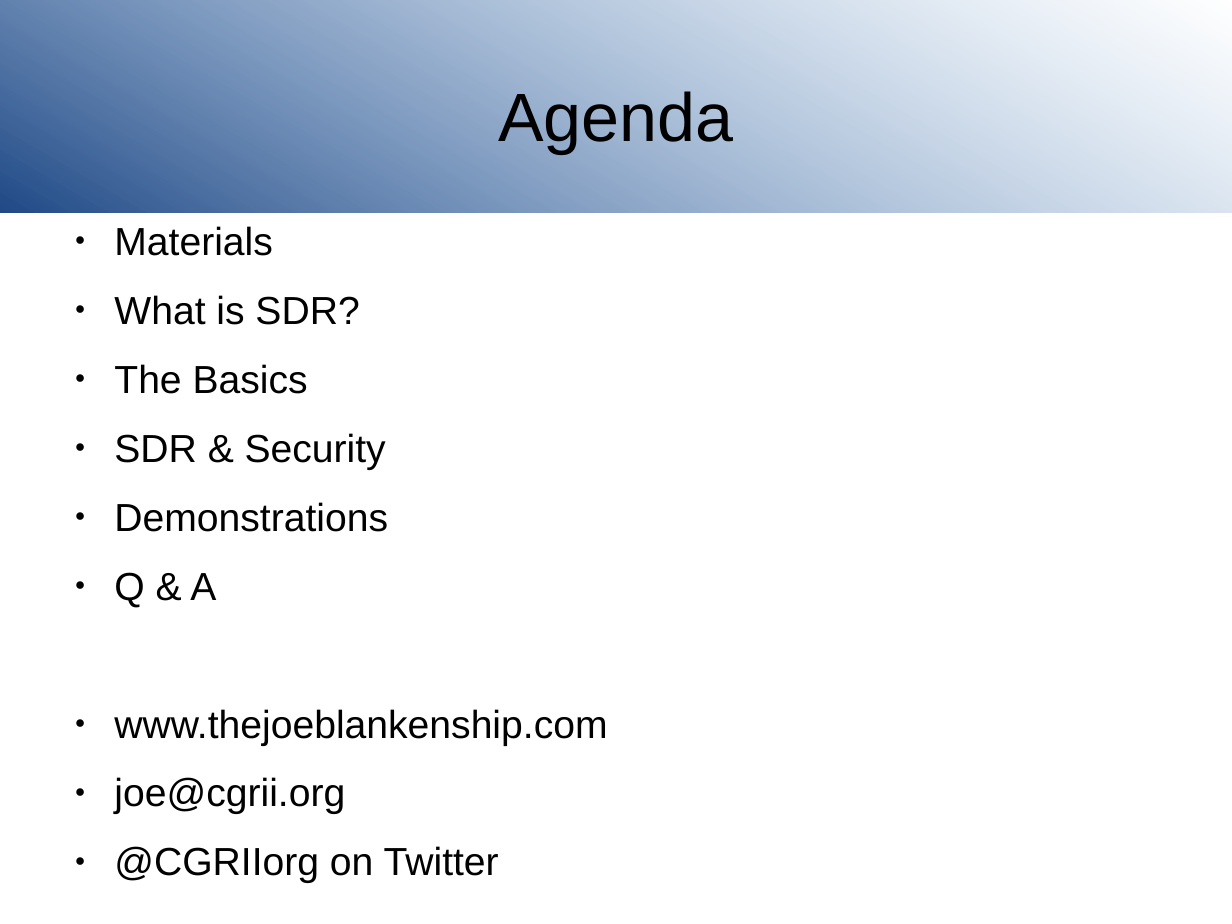
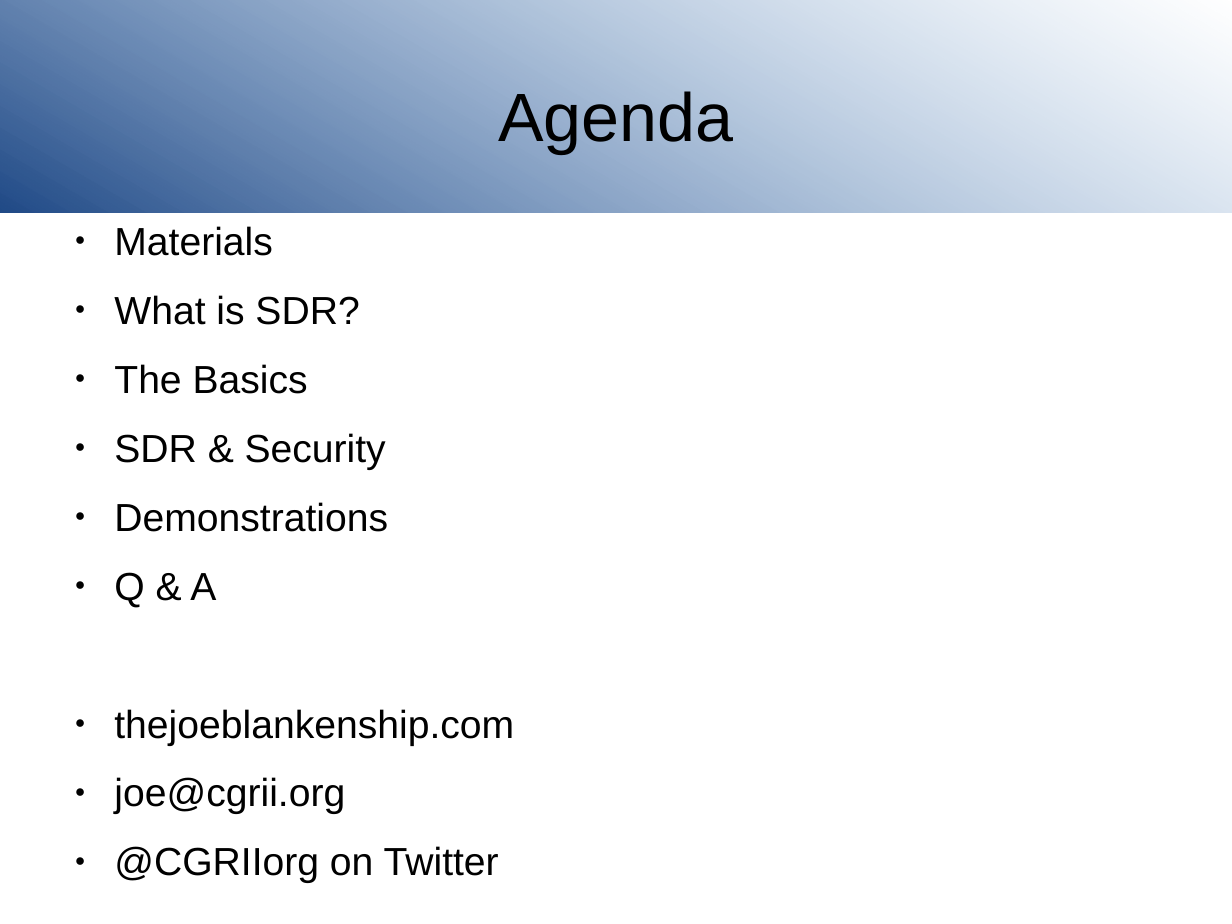
Before and after one commit to joeblankenship1/SDR, a slide deck: slide 2 of SDRclassPresentation.odp. Drawn at 1232x924 pixels with LibreOffice and Linux fonts; fonts in the diff are those of the drawing; background and template pictures are left out. Boxes give left, top, right and bottom in pixels: in the first picture for what was removed or moved away, otherwise in the second. Text is boxed around its words. In the diff, an @@ line names an element or a change of style, - is before the commit and + after.

```diff
--- a/SDRclassPresentation.odp
+++ b/SDRclassPresentation.odp
@@ text at [114,709,514,746]: text changed @@
-● www.thejoeblankenship.com
+● thejoeblankenship.com
```
Also in this commit, not shown: 2 other slides changed, 4 other files.
